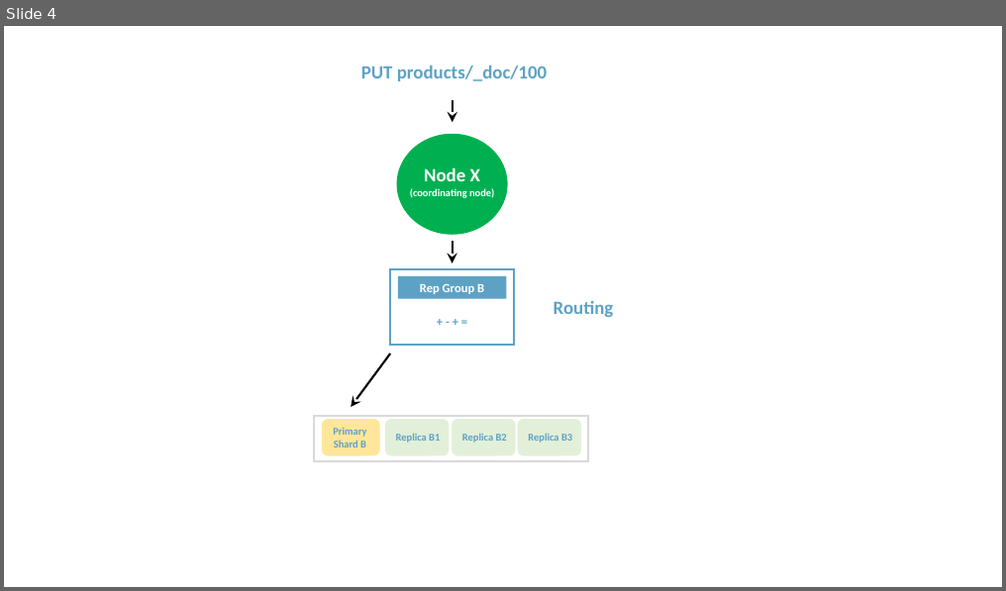
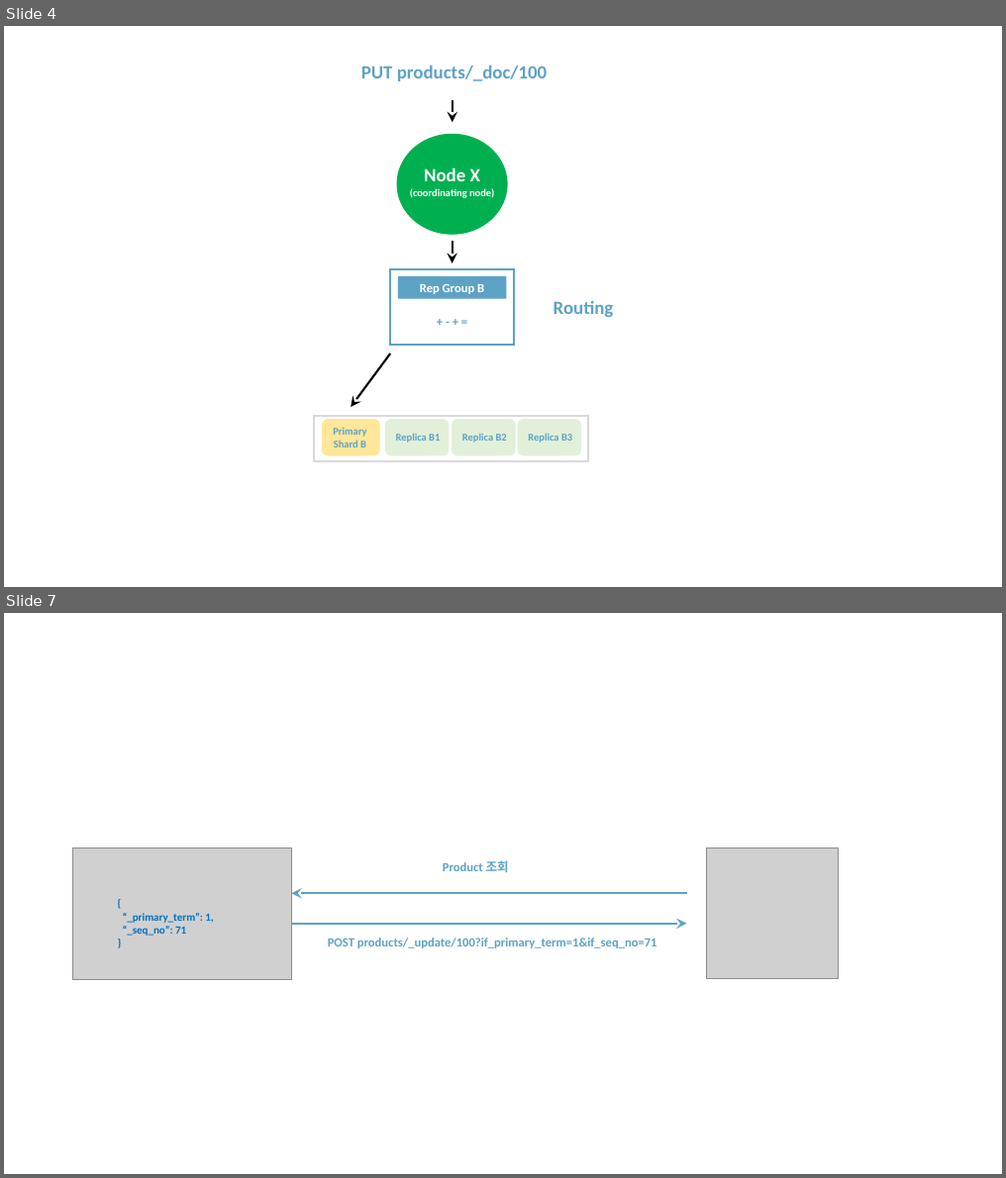
Before and after one commit to rudaks-han/book-summary, a slide deck: complete-guide-to-elasticsearch/프레젠테이션1.pptx. Shown one above the other, each under a label of ours: slide 4 before the commit, slides 4 and 7 after it; the slides between them are not shown. The pictures are 1006x591 and 1006x1178 pixels, drawn with LibreOffice and Linux fonts; fonts in the diff are those of the drawing; grey boxes stand for pictures. Boxes give left, top, right and bottom in pixels: in the first picture for what was removed or moved away, otherwise in the second. Text is boxed around its words. In the diff, an @@ line names an element or a change of style, - is before the commit and + after.

```diff
--- a/complete-guide-to-elasticsearch/프레젠테이션1.pptx
+++ b/complete-guide-to-elasticsearch/프레젠테이션1.pptx
@@ slide 7 added at (4,613,1002,1174), background #FFFFFF @@
@@ picture added at (73,848,291,980) @@
@@ picture added at (707,848,838,979) @@
@@ text added at (443,861,509,872), 12 pt, text #5DA2C5, bold @@
+Product 조회
@@ arrow added from (687, 894) to (291, 894), #5DA2C5 2 pt @@
@@ text added at (123,913,213,936), 10.5 pt, text #0070C0, bold @@
+{
+“_primary_term”: 1,
+“_seq_no”: 71
+}
@@ arrow added from (291, 924) to (687, 924), #5DA2C5 2 pt @@
@@ text added at (328,938,657,949), 12 pt, text #5DA2C5, bold @@
+POST products/_update/100?if_primary_term=1&if_seq_no=71
```
Also in this commit, not shown: 5 other slides added, 11 other files.
